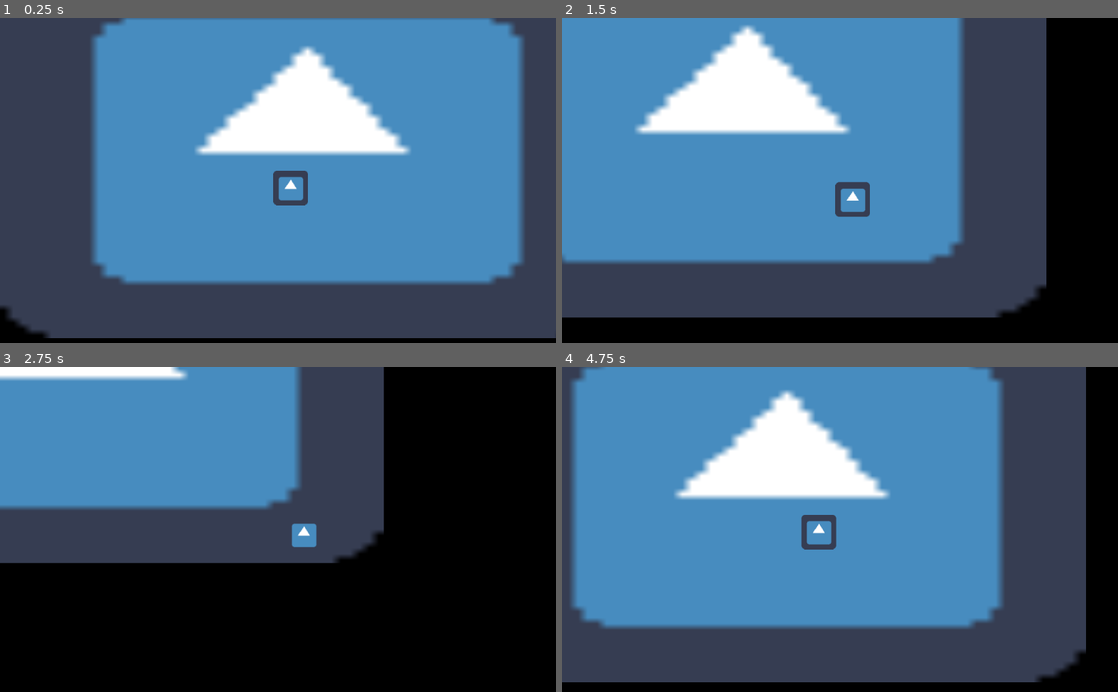
Above: before the commit, frames 1-4 (two rows, left to right).
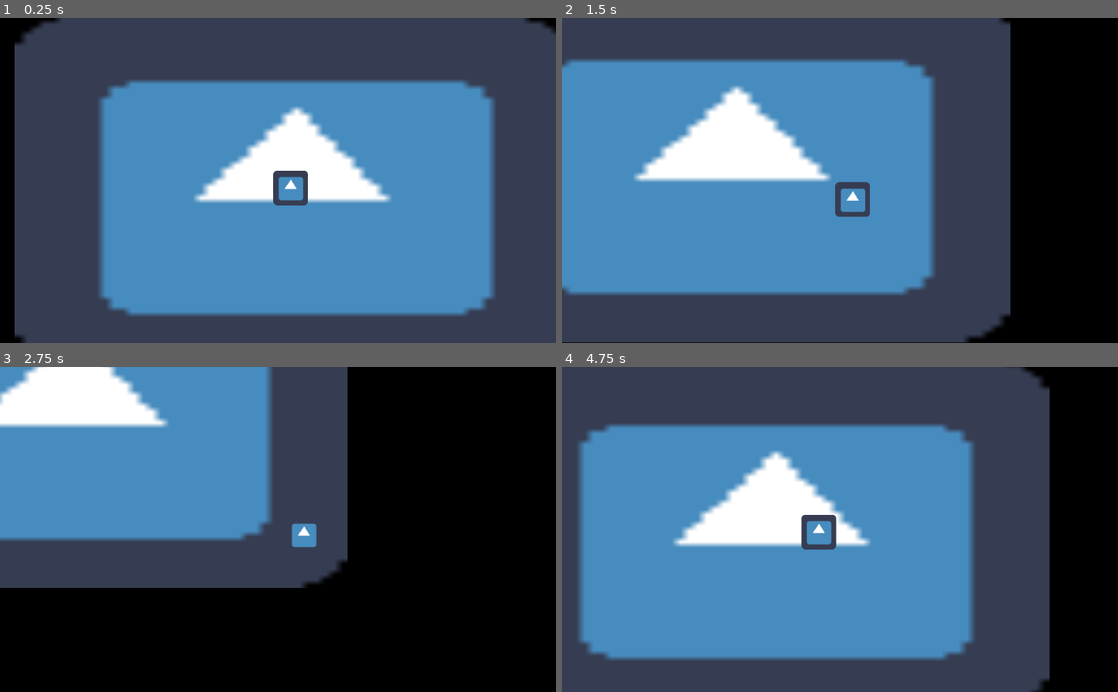
Above: after the commit, the same moments.

Repository: ColdCalzone/GWJ-30
Game: Godot game, scene res://scenes/Testenv.tscn
The game is run twice, just before and just after one commit, with the same random seed, the same clock (stepped at 60 frames per second) and the same inputs. The project has no main scene, so this scene is started directly. The engine's default icon, where the game draws it, is replaced by a stand-in: a white triangle on a blue panel in a dark square.
Inputs (mouse positions are in pixels of both pictures, inside the frame that each line leads up to):
- Up to frame 1 (0.25 s): no input
- Up to frame 2 (1.5 s): tap Enter (ui_accept) at 0.5, 0.77 s; move the mouse to (962, 164) at 0.52 s; hold D (move_right) 0.53-1.28 s; move the mouse to (728, 196) at 1.27 s; hold S (move_down) from 1.28 s (still down)
- Up to frame 3 (2.75 s): tap Enter (ui_accept) at 1.52 s; move the mouse to (333, 458) at 2.02 s; release S (move_down) at 2.03 s; hold D (move_right) from 2.03 s (still down)
- Up to frame 4 (4.75 s): move the mouse to (812, 594) at 2.77 s; release D (move_right) at 2.78 s; hold W (move_up) 2.78-3.53 s; tap Enter (ui_accept) at 3.02, 3.77, 4.52 s; move the mouse to (1006, 578) at 3.52 s; hold A (move_left) from 3.53 s (still down); move the mouse to (673, 480) at 4.27 s

The runs differ from the first frame. In frame 1, 41% of the frame differs, in the area x 0-100%, y 0-100%; in frame 2, 42%; in frame 3, 21%; in frame 4, 45%, in the area x 0-95%, y 0-100%.

Commit message:
Repositioned Sprite backdrop, accidentally moved and commited.

Diff:
--- a/scenes/Testenv.tscn
+++ b/scenes/Testenv.tscn
@@ -6,8 +6,8 @@
 [node name="Testenv" type="Node2D"]
 
 [node name="Sprite" type="Sprite" parent="."]
-position = Vector2( 531.409, 232.511 )
-scale = Vector2( 17.4814, 11.3945 )
+position = Vector2( 512.36, 322.993 )
+scale = Vector2( 16, 10 )
 texture = ExtResource( 1 )
 
 [node name="Player" parent="." instance=ExtResource( 2 )]
